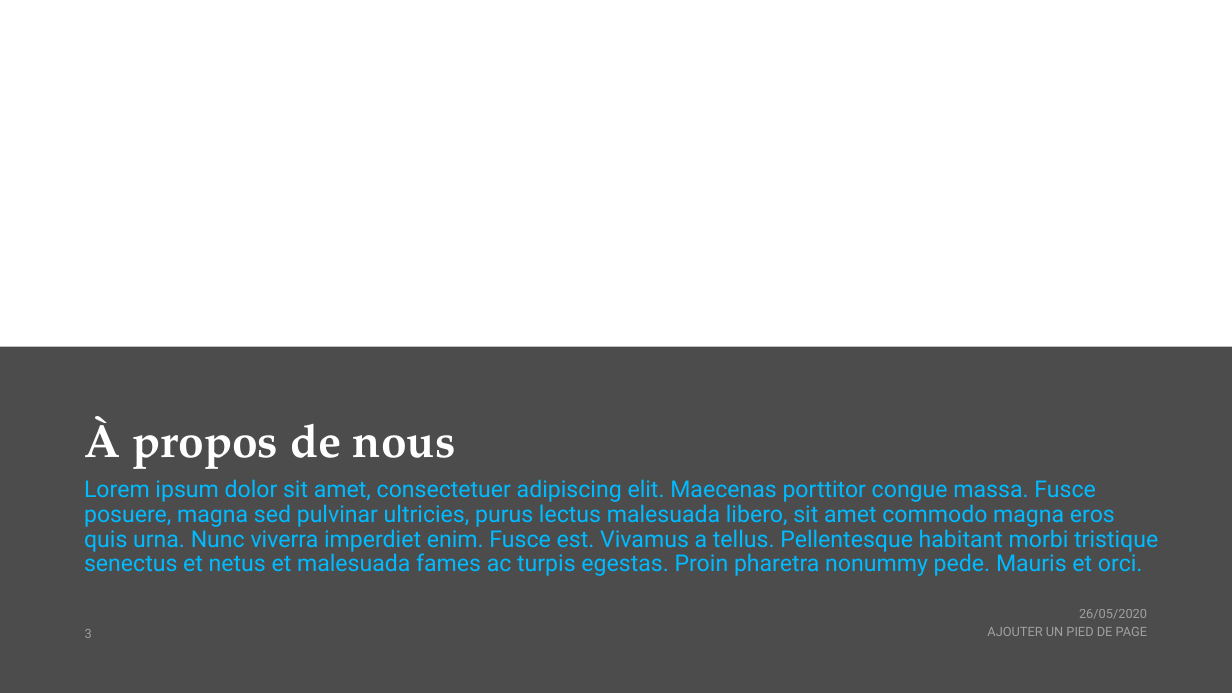
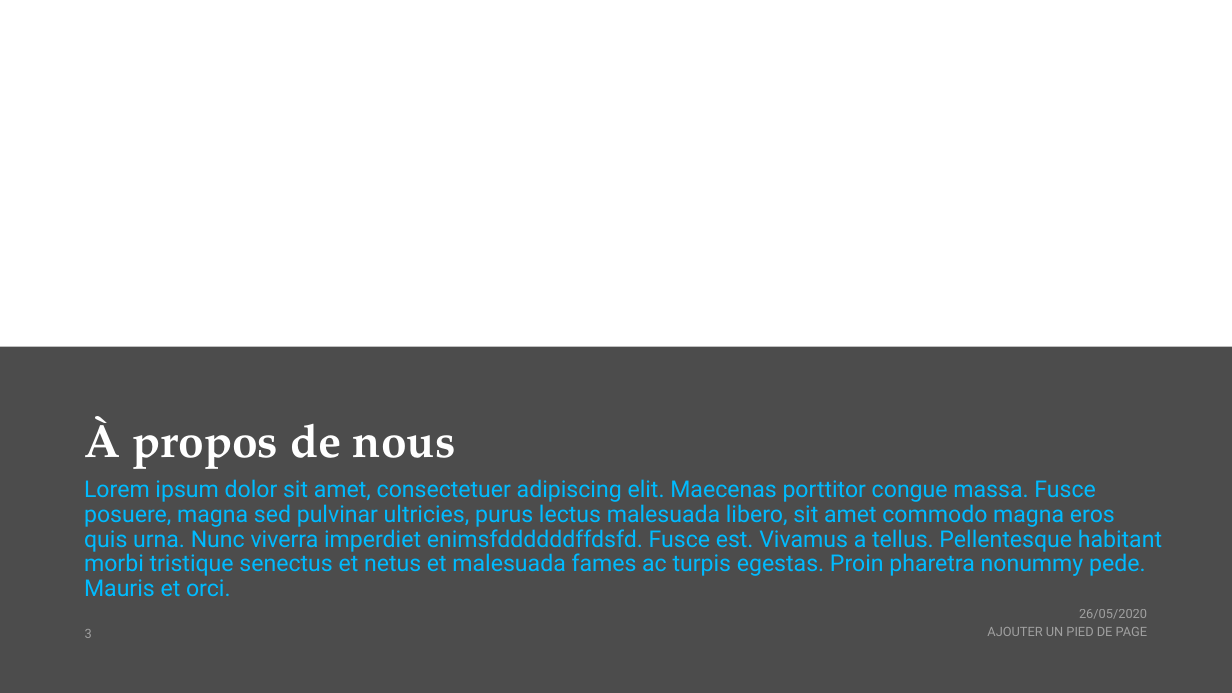
Before and after one commit to M-B-G-I/projet-python, a slide deck: slide 3 of PRÉSENTATION DU PROJET.pptx. Drawn at 1232x693 pixels with LibreOffice and Linux fonts; fonts in the diff are those of the drawing; background and template pictures are left out. Boxes give left, top, right and bottom in pixels: in the first picture for what was removed or moved away, otherwise in the second. Text is boxed around its words. In the diff, an @@ line names an element or a change of style, - is before the commit and + after.

Commit message:
done -1

```diff
--- a/PRÉSENTATION DU PROJET.pptx
+++ b/PRÉSENTATION DU PROJET.pptx
@@ text at (x1=84, y1=479, x2=1162, y2=596): text changed @@
-Lorem ipsum dolor sit amet, consectetuer adipiscing elit. Maecenas porttitor congue massa. Fusce posuere, magna sed pulvinar ultricies, purus lectus malesuada libero, sit amet commodo magna eros quis urna. Nunc viverra imperdiet enim. Fusce est. Vivamus a tellus. Pellentesque habitant morbi tristique senectus et netus et malesuada fames ac turpis egestas. Proin pharetra nonummy pede. Mauris et orci.
+Lorem ipsum dolor sit amet, consectetuer adipiscing elit. Maecenas porttitor congue massa. Fusce posuere, magna sed pulvinar ultricies, purus lectus malesuada libero, sit amet commodo magna eros quis urna. Nunc viverra imperdiet enimsfddddddffdsfd. Fusce est. Vivamus a tellus. Pellentesque habitant morbi tristique senectus et netus et malesuada fames ac turpis egestas. Proin pharetra nonummy pede. Mauris et orci.
```
